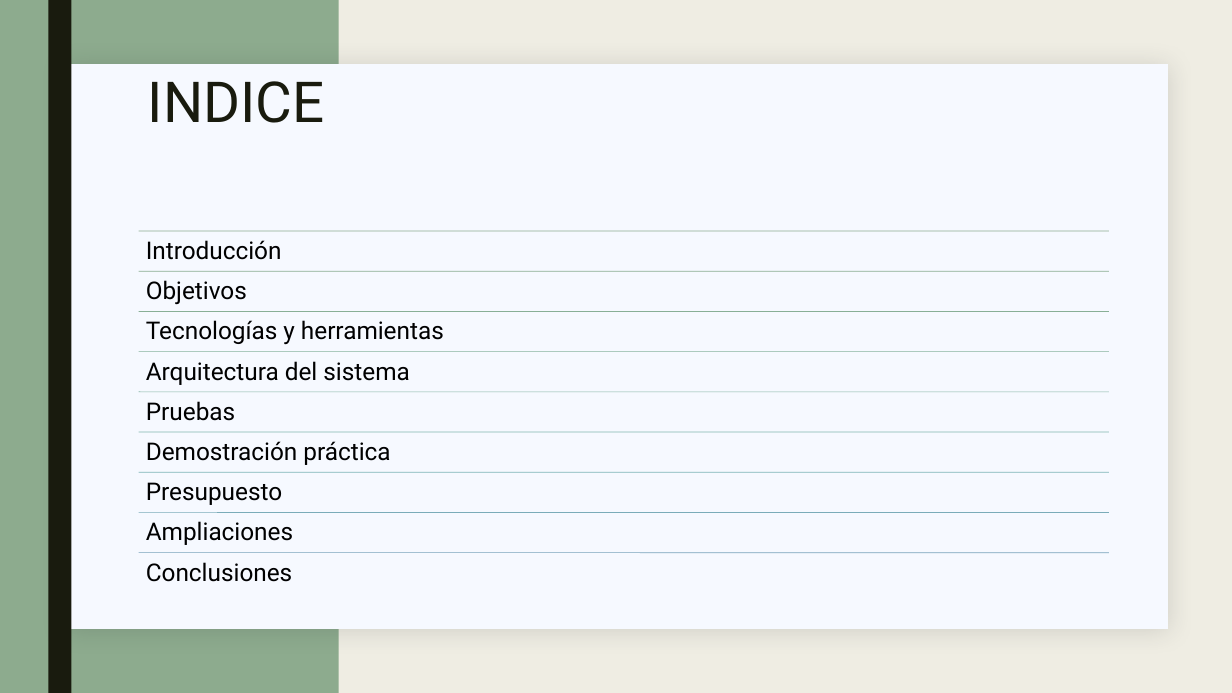
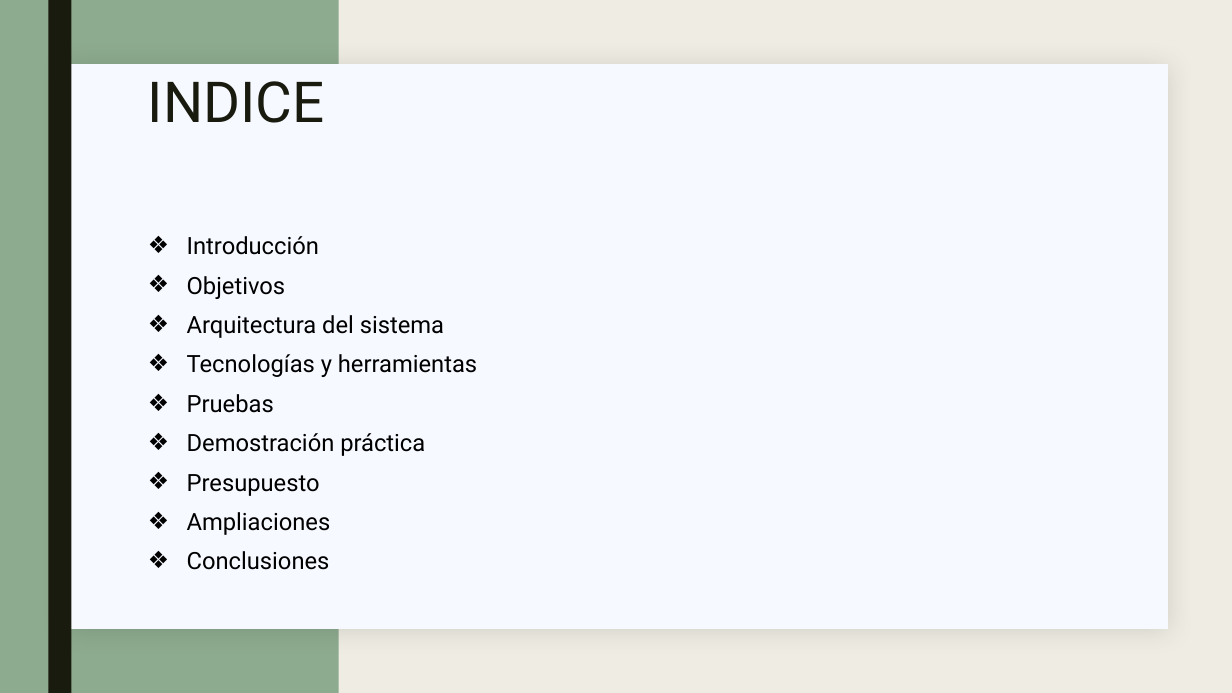
Before and after one commit to golmenero/tfg_inmobiliaria, a slide deck: slide 2 of MATERIAL/Defensa/Presentación.pptx. Drawn at 1232x693 pixels with LibreOffice and Linux fonts; fonts in the diff are those of the drawing. Boxes give left, top, right and bottom in pixels: in the first picture for what was removed or moved away, otherwise in the second. Text is boxed around its words. In the diff, an @@ line names an element or a change of style, - is before the commit and + after.

```diff
--- a/MATERIAL/Defensa/Presentación.pptx
+++ b/MATERIAL/Defensa/Presentación.pptx
@@ text added at <box>187,236,477,570</box>, 18.5 pt, text #000000 @@
+❖ Introducción
+❖ Objetivos
+❖ Arquitectura del sistema
+❖ Tecnologías y herramientas
+❖ Pruebas
+❖ Demostración práctica
+❖ Presupuesto
+❖ Ampliaciones
+❖ Conclusiones
@@ group removed at <box>139,231,1109,582</box>: 9 lines, 9 texts @@
-Introducción
-Objetivos
-Tecnologías y herramientas
-Arquitectura del sistema
-Pruebas
-Demostración práctica
-Presupuesto
-Ampliaciones
-Conclusiones
```
Also in this commit, not shown: 7 other slides changed, 16 slides added, 6 slides removed, 5 other files.
